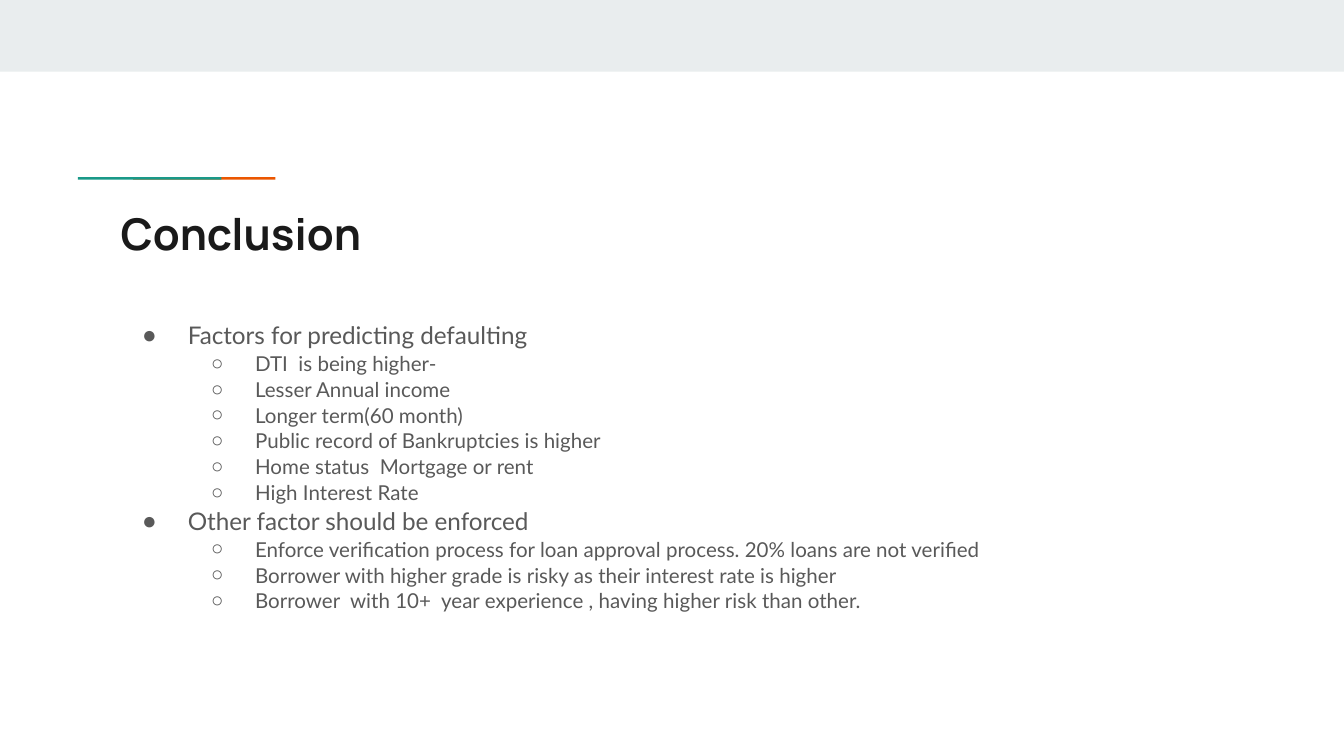
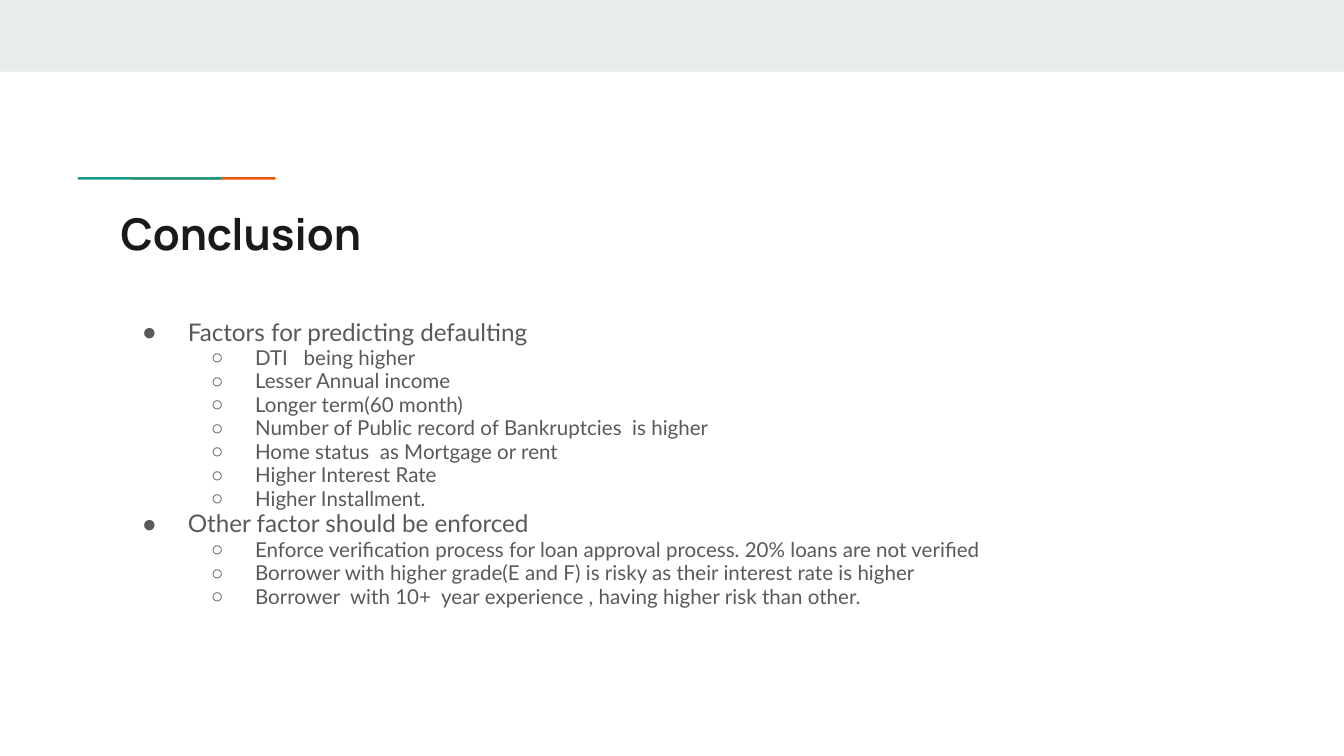
Before and after one commit to parthakrs/LendingCaseStudy, a slide deck: slide 30 of Lending Club Case Study.pptx. Drawn at 1344x756 pixels with LibreOffice and Linux fonts; fonts in the diff are those of the drawing. Boxes give left, top, right and bottom in pixels: in the first picture for what was removed or moved away, otherwise in the second. Text is boxed around its words. In the diff, an @@ line names an element or a change of style, - is before the commit and + after.

```diff
--- a/Lending Club Case Study.pptx
+++ b/Lending Club Case Study.pptx
@@ text at <box>188,323,979,608</box>: line spacing 1.05 to 0.95 @@
@@ text at <box>255,350,415,369</box>: text changed @@
-  ○ DTI is being higher-
+  ○ DTI being higher
@@ text at <box>255,420,708,510</box>: text changed @@
-  ○ Public record of Bankruptcies is higher
-  ○ Home status Mortgage or rent
-  ○ High Interest Rate
+  ○ Number of Public record of Bankruptcies is higher
+  ○ Home status as Mortgage or rent
+  ○ Higher Interest Rate
+  ○ Higher Installment.
@@ text at <box>255,564,915,584</box>: text changed @@
-  ○ Borrower with higher grade is risky as their interest rate is higher
+  ○ Borrower with higher grade(E and F) is risky as their interest rate is higher
```
Also in this commit, not shown: 9 other slides changed, 2 other files.
